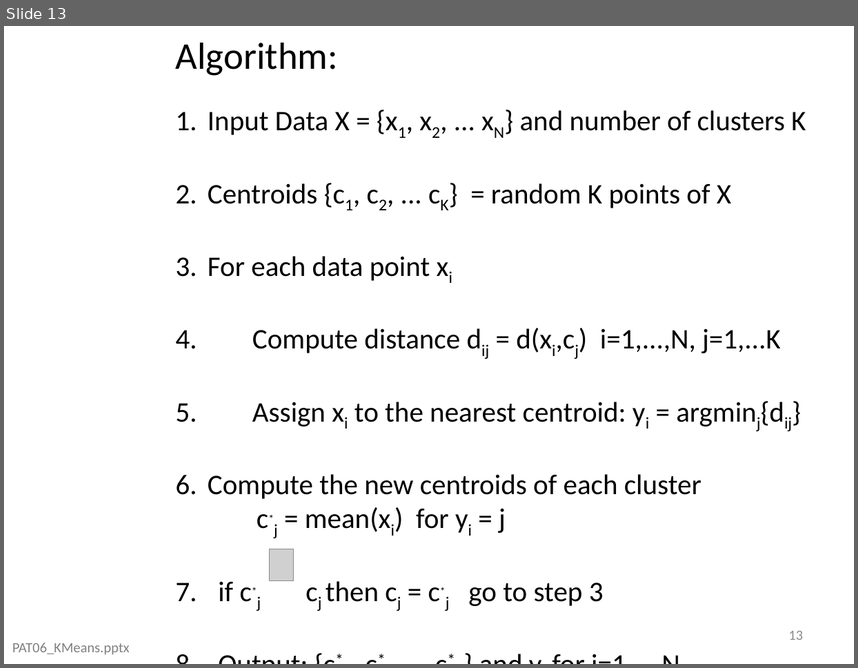
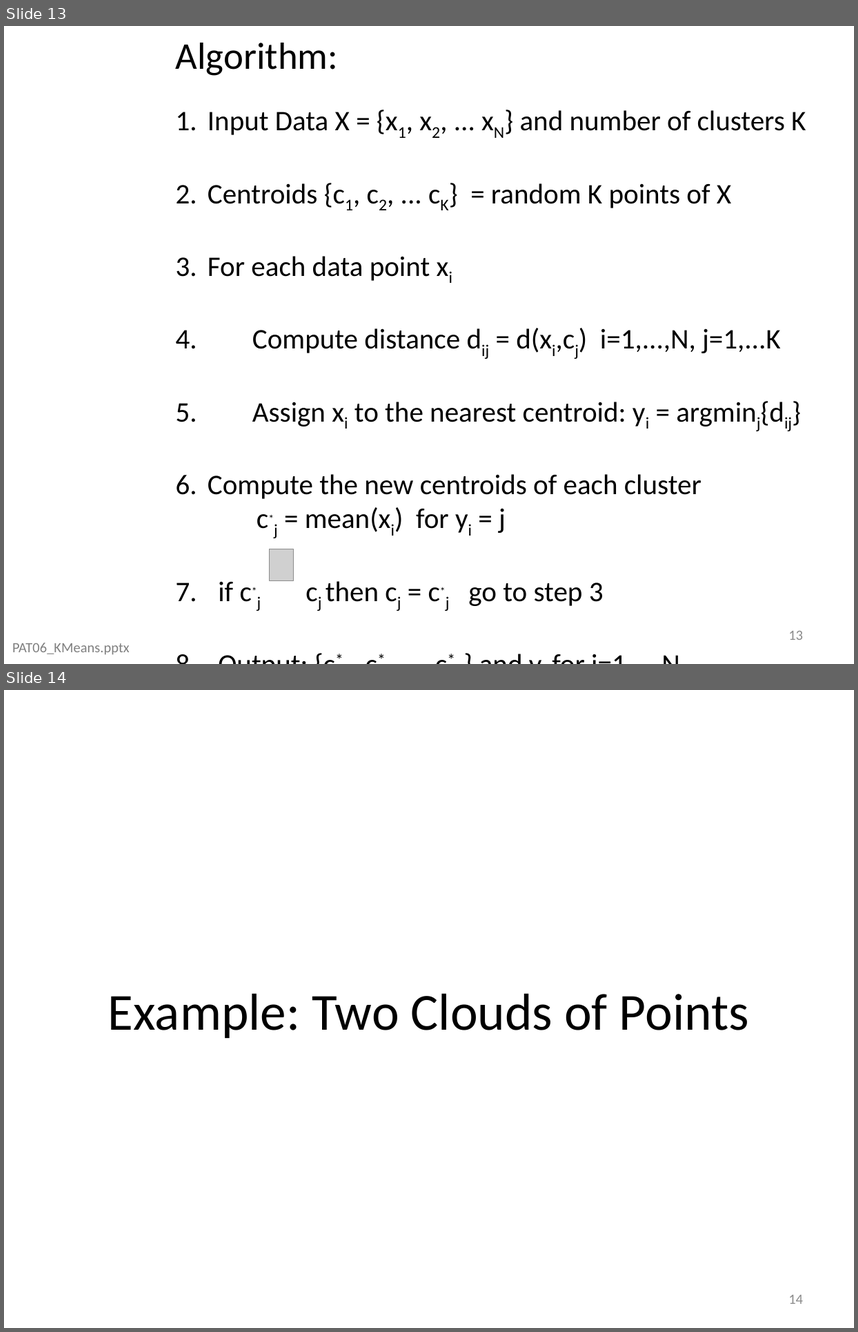
Before and after one commit to domingomery/patrones, a slide deck: clases/Cap06_Clustering/presentations/PAT06_KMeans.pptx. Shown one above the other, each under a label of ours: slide 13 before the commit, slides 13 and 14 after it. The pictures are 858x668 and 858x1332 pixels, drawn with LibreOffice and Linux fonts; fonts in the diff are those of the drawing; grey boxes stand for pictures. Boxes give left, top, right and bottom in pixels: in the first picture for what was removed or moved away, otherwise in the second. Text is boxed around its words. In the diff, an @@ line names an element or a change of style, - is before the commit and + after.

```diff
--- a/clases/Cap06_Clustering/presentations/PAT06_KMeans.pptx
+++ b/clases/Cap06_Clustering/presentations/PAT06_KMeans.pptx
@@ slide 14 added at (4, 690, 854, 1328), background #FFFFFF @@
@@ title added at (108, 993, 749, 1038), 44 pt, text #000000 @@
+Example: Two Clouds of Points
@@ page number added at (789, 1294, 803, 1303), 12 pt, text #8C8C8C @@
+14
```
Also in this commit, not shown: 23 other slides added, 13 other files.
